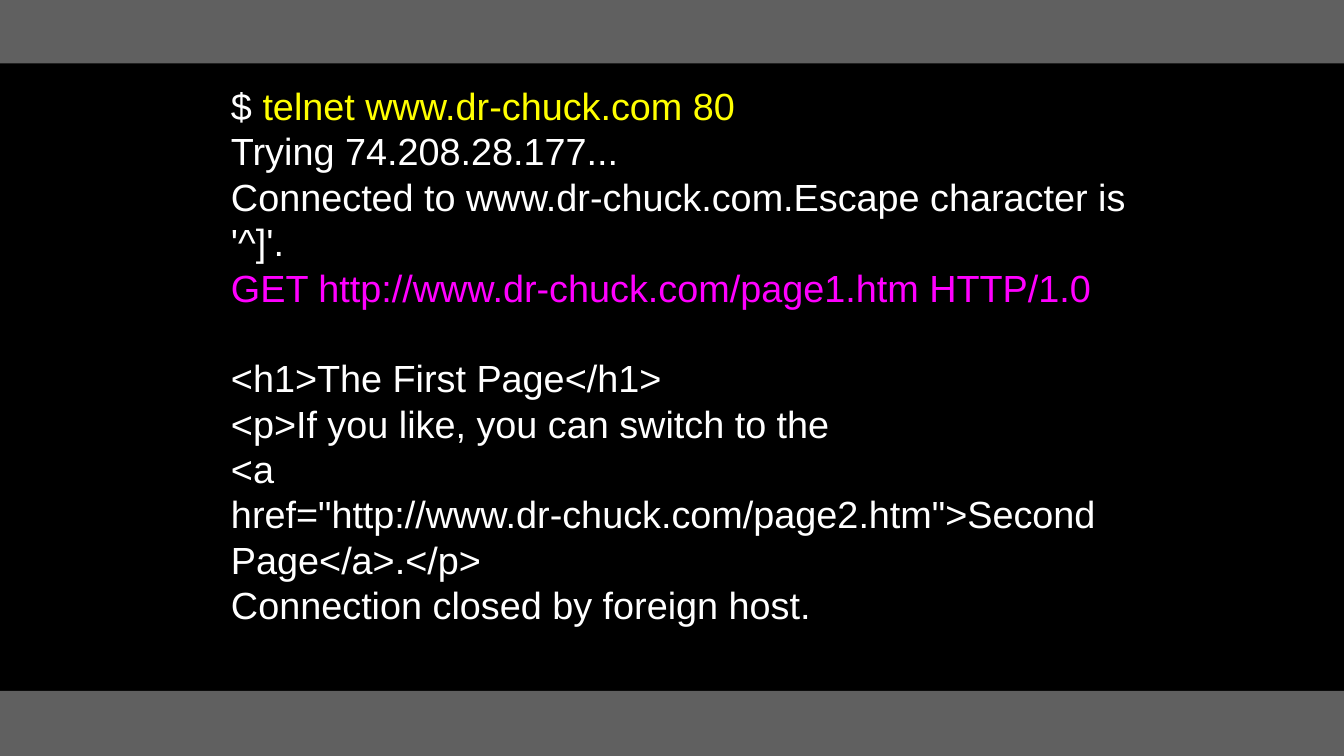
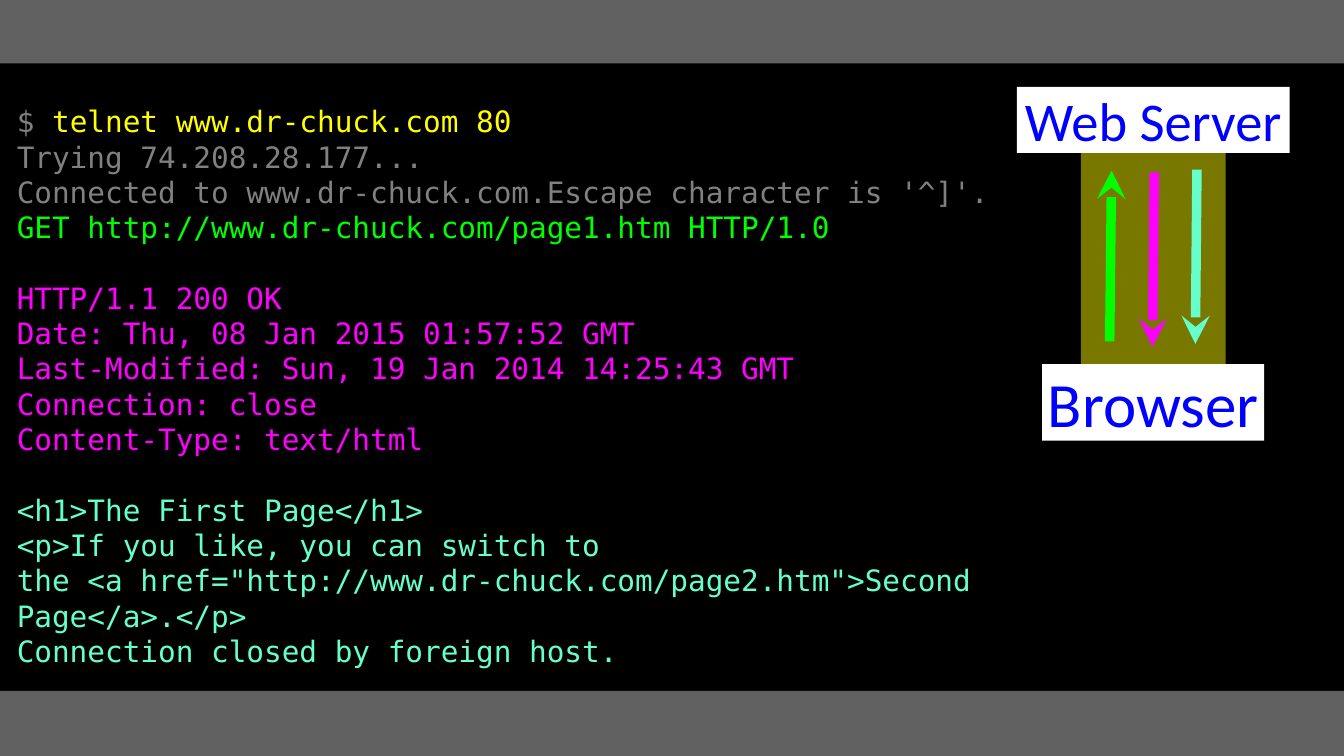
Before and after one commit to csev/py4e, a slide deck: slide 30 of lectures3/Pythonlearn-12-HTTP.pptx (slide 33 before the commit). Drawn at 1344x756 pixels with LibreOffice and Linux fonts; fonts in the diff are those of the drawing. Boxes give left, top, right and bottom in pixels: in the first picture for what was removed or moved away, otherwise in the second. Text is boxed around its words. In the diff, an @@ line names an element or a change of style, - is before the commit and + after.

```diff
--- a/lectures3/Pythonlearn-12-HTTP.pptx
+++ b/lectures3/Pythonlearn-12-HTTP.pptx
@@ rectangle added at box(1017, 87, 1290, 153), fill #FFFFFF, 52 pt, text #0000FF @@
+Web Server
@@ text at box(17, 109, 882, 668): size 36 to 28 pt, font Arial to DejaVu Sans Mono in "$ telnet www.dr-chuck.com 80", "Trying 74.208.28.177...", "Connected to www.dr-chuck.com.Escape character is '^]'.", "GET http://www.dr-chuck.com/page1.htm HTTP/1.0" and 2 more places; text colour #FFFFFF to #808080 in "$", "Trying 74.208.28.177...", "Connected to www.dr-chuck.com.Escape character is '^]'."; text colour #FF00FF to #00FF00 in "GET http://www.dr-chuck.com/page1.htm HTTP/1.0"; text colour #FFFFFF to #66FFCC in "<h1>The First Page</h1>", "Connection closed by foreign host." @@
@@ text "$ telnet www.dr-chuck.com 80": place and size @@
-text "$ telnet www.dr-chuck.com 80" at box(231, 92, 1125, 626)
+text "$ telnet www.dr-chuck.com 80" at box(17, 109, 970, 668)
@@ rectangle added at box(1081, 147, 1226, 380), fill #FFFF00 at 47% opacity @@
@@ arrow added from (1110, 342) to (1111, 171), #00FF00 9 pt @@
@@ arrow added from (1154, 172) to (1152, 347), #FF00FF 9 pt @@
@@ arrow added from (1197, 169) to (1195, 344), #66FFCC 9 pt @@
@@ text at box(17, 287, 794, 456): paragraphs added @@
+HTTP/1.1 200 OK
+Date: Thu, 08 Jan 2015 01:57:52 GMT
+Last-Modified: Sun, 19 Jan 2014 14:25:43 GMT
+Connection: close
+Content-Type: text/html
@@ rectangle added at box(1042, 364, 1265, 441), fill #FFFFFF, 60 pt, text #0000FF @@
+Browser
@@ text at box(17, 533, 970, 633): text changed; size 36 to 28 pt; font Arial to DejaVu Sans Mono; text colour #FFFFFF to #66FFCC @@
-<p>If you like, you can switch to the
-<a href="http://www.dr-chuck.com/page2.htm">Second
-Page</a>.</p>
+<p>If you like, you can switch to
+the <a href="http://www.dr-chuck.com/page2.htm">Second
+Page</a>.</p>
```
Also in this commit, not shown: 44 other slides changed, 4 slides added, 14 slides removed, 7 other files.
